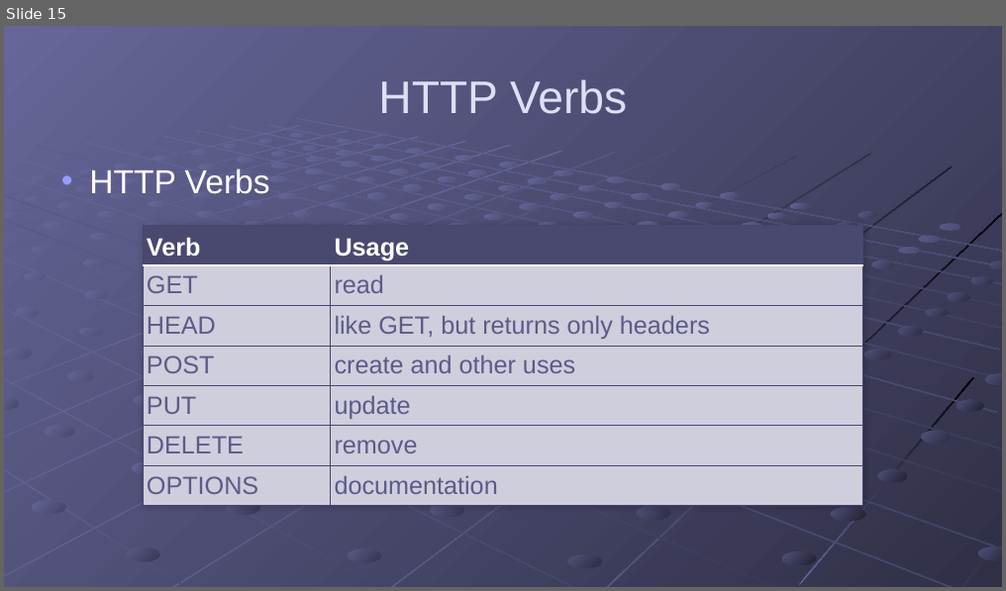
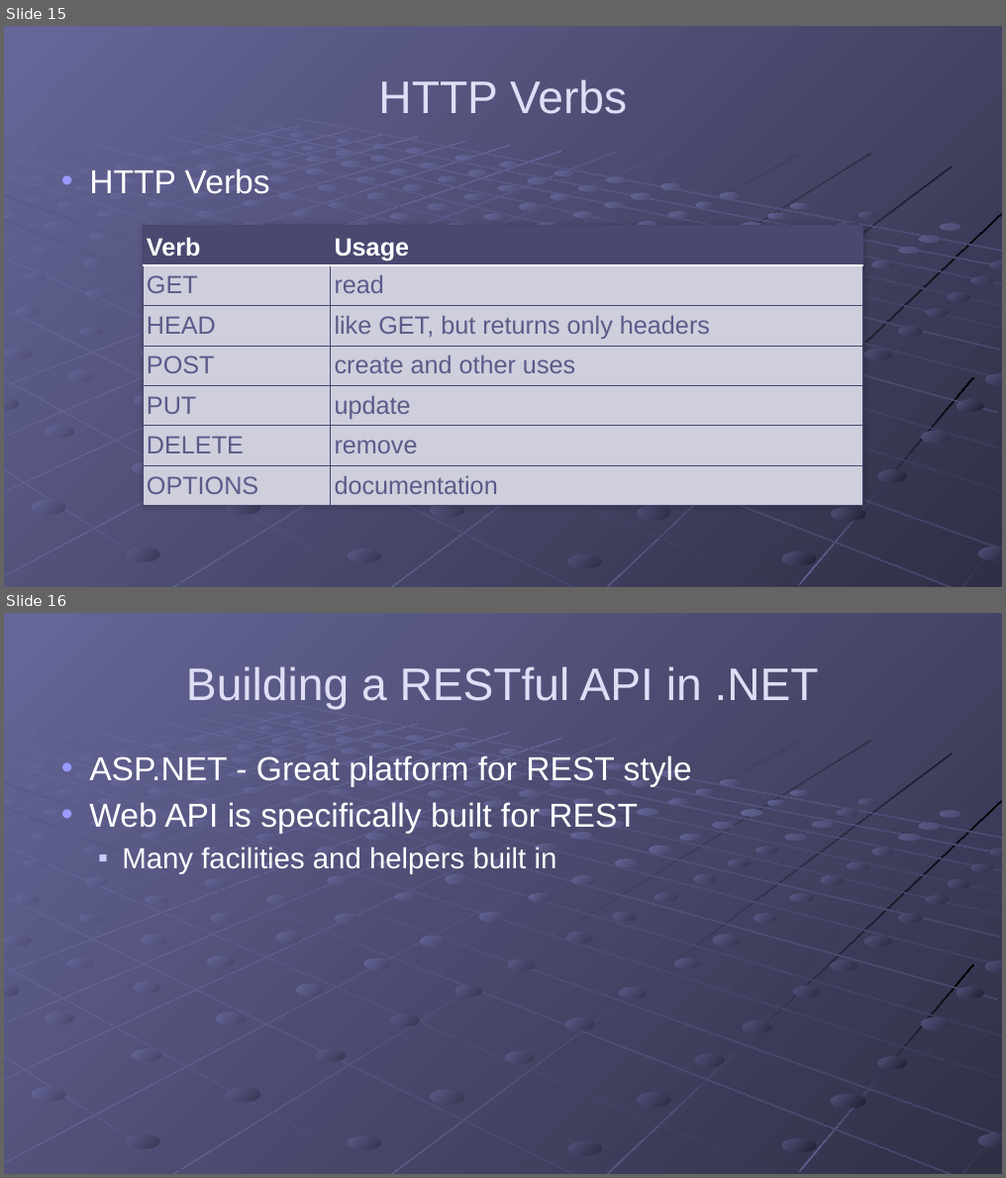
Before and after one commit to gregsohl/RESTFul_API_Presentation, a slide deck: Presentation/RESTful APIs.pptx. Shown one above the other, each under a label of ours: slide 15 before the commit, slides 15 and 16 after it. The pictures are 1006x591 and 1006x1178 pixels, drawn with LibreOffice and Linux fonts; fonts in the diff are those of the drawing. Boxes give left, top, right and bottom in pixels: in the first picture for what was removed or moved away, otherwise in the second. Text is boxed around its words. In the diff, an @@ line names an element or a change of style, - is before the commit and + after.

Commit message:
Intro to ASP.NET Web API in presentation - ready to write first demo

```diff
--- a/Presentation/RESTful APIs.pptx
+++ b/Presentation/RESTful APIs.pptx
@@ slide 16 added at (x1=4, y1=613, x2=1002, y2=1174), background gradient #666699 to #49496D; not listed: 215 template elements that a slide beside it also shows @@
@@ title added at (x1=186, y1=666, x2=819, y2=710), 44 pt, text #DFDEF6 @@
+Building a RESTful API in .NET
@@ text added at (x1=89, y1=756, x2=692, y2=874), 32 pt, text #FFFFFF @@
+• ASP.NET - Great platform for REST style
+• Web API is specifically built for REST
+  ■ Many facilities and helpers built in
```
